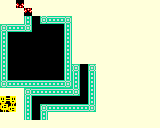
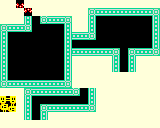
Two versions of the same layered image (160×128). Layer-by-layer changes:
painted on "Fondo" over [72, 8, 160, 88]
